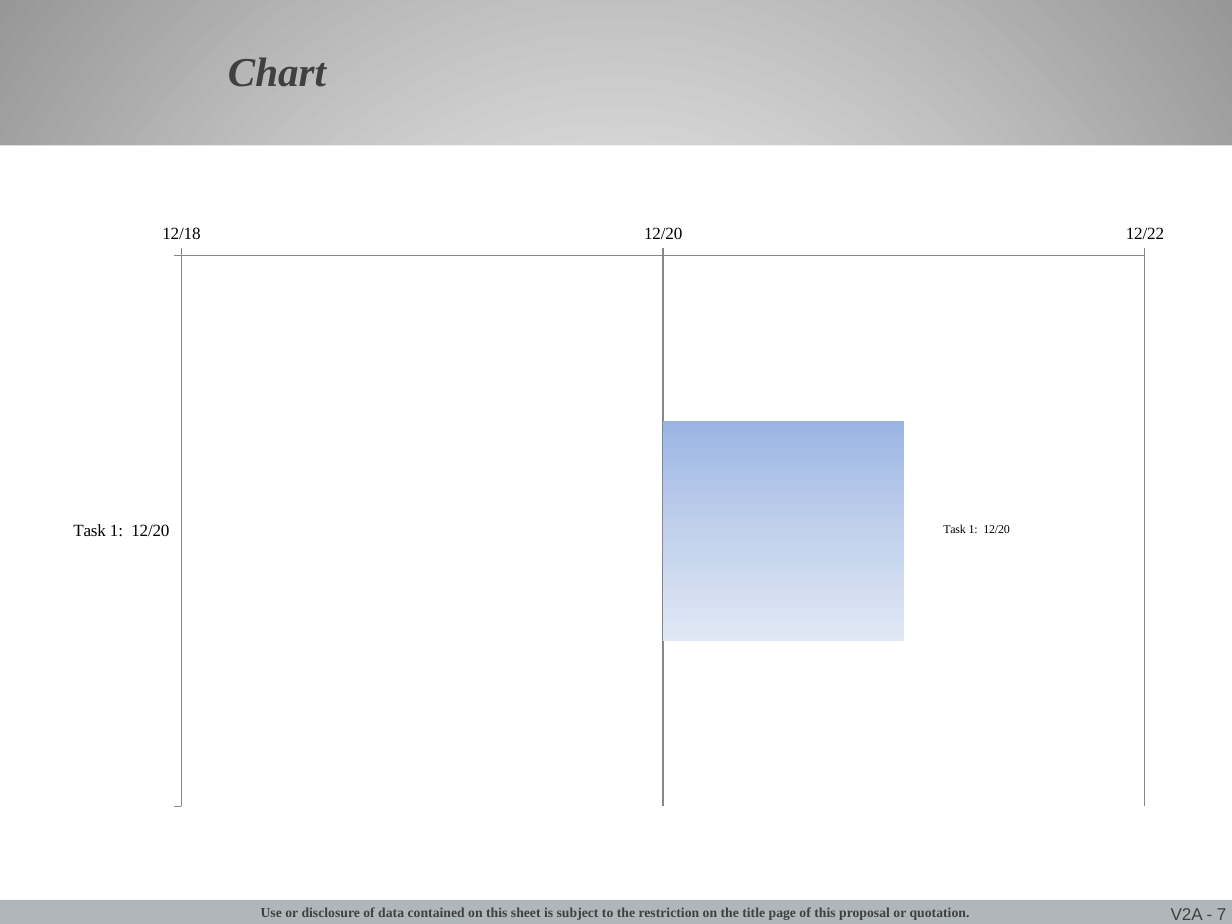
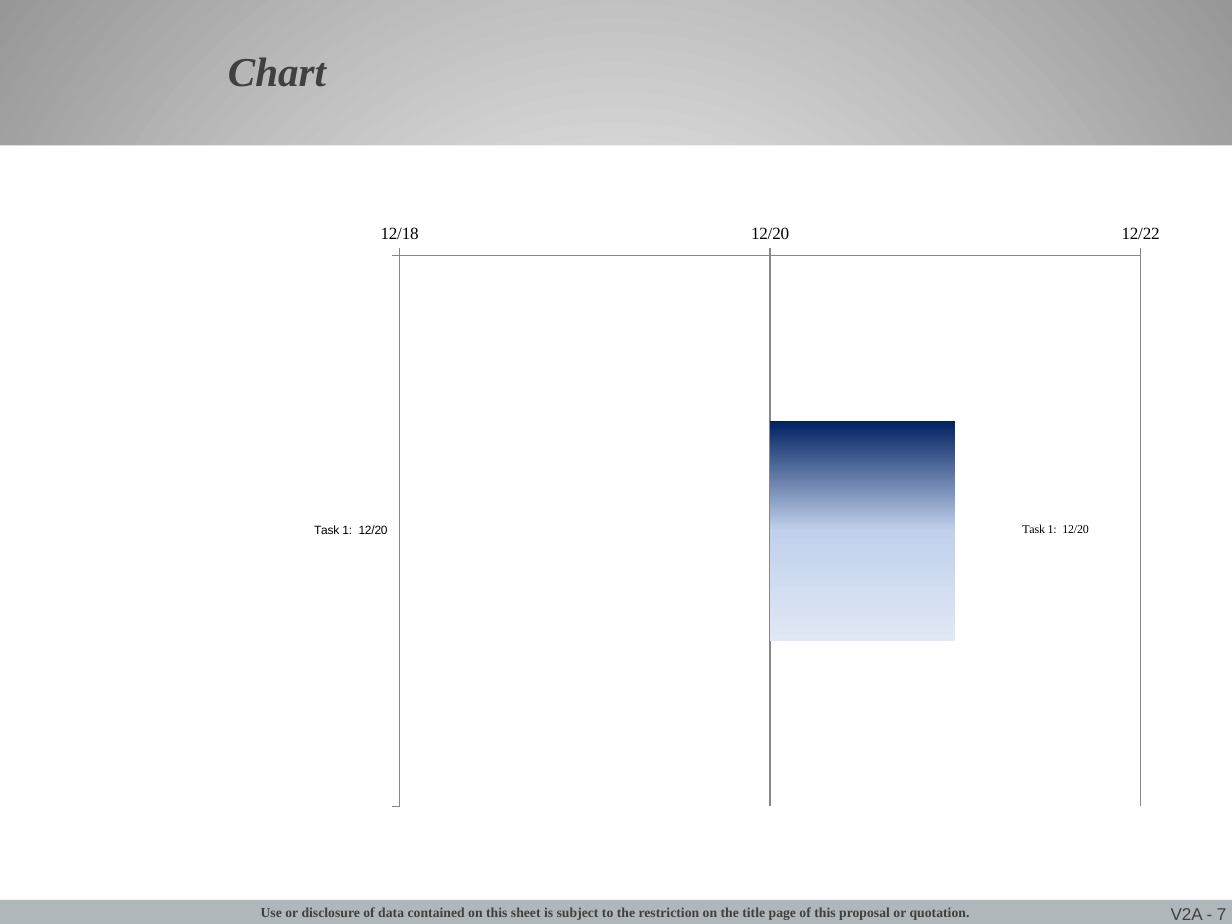
Before and after one commit to jgoodso2/PMMP, a slide deck: slide 7 of PMMPresentation/Modules/Templates/PMM Template.pptx. Drawn at 1232x924 pixels with LibreOffice and Linux fonts; fonts in the diff are those of the drawing; background and template pictures are left out. Boxes give left, top, right and bottom in pixels: in the first picture for what was removed or moved away, otherwise in the second. Text is boxed around its words. In the diff, an @@ line names an element or a change of style, - is before the commit and + after.

```diff
--- a/PMMPresentation/Modules/Templates/PMM Template.pptx
+++ b/PMMPresentation/Modules/Templates/PMM Template.pptx
@@ bar stacked chart at bbox=[62, 216, 1170, 825] @@
@@ colour of Series 2 gradient #9AB5E4 to #C2D1ED to #E1E8F5 to gradient #002060 to #C2D1ED to #E1E8F5 @@
@@ category axis changed @@
@@ value axis changed @@
@@ bar spacing changed @@
@@ plot area changed @@
```
Also in this commit, not shown: 7 other slides changed, 41 other files.
